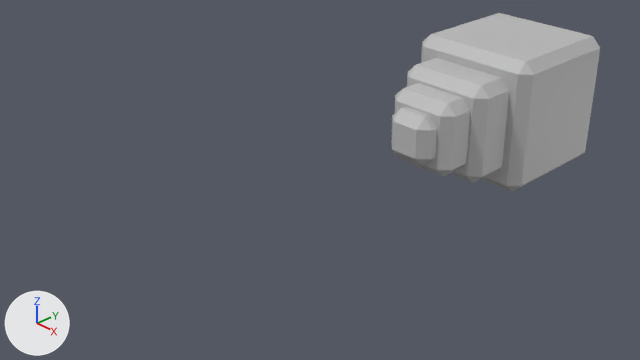
Renders of the Blender file Brender/4monthAll.blend from each side of a commit.
Before and after are seen from the file's camera 'Camera'. Arrows for +X, +Y and +Z are at lower left; the lights stay in place. The same objects are shown in both versions, whatever each file hides.

Names of what the first picture shows: 'playerBullet'.
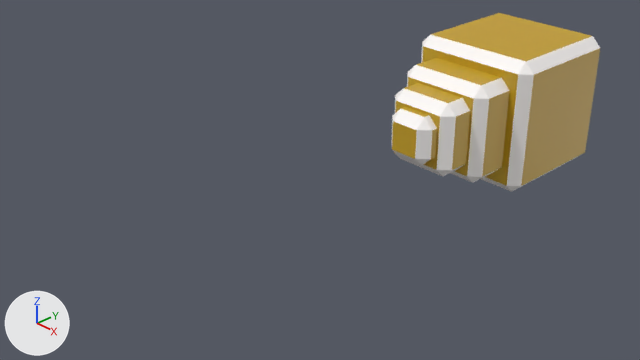
The change, as a diff of the scene's bpy script:
```diff
--- a/Brender/4monthAll.blend.py
+++ b/Brender/4monthAll.blend.py
@@ img_playerbullet @@
+img_playerbullet = load_image('playerbullet', '_unpacked/playerbullet', 1024, 1024, 'sRGB')
@@ mat_プレイヤー弾 @@
 mat_プレイヤー弾 = principled_material('プレイヤー弾')
-mat_プレイヤー弾.base_color = (0.5, 0.5, 0.5)  # grey #bcbcbc
+mat_プレイヤー弾.texture = img_playerbullet
```

Location of each change, (x1, y1, x2, y2) in pixels of the pictures (640 x 360 px):
'playerBullet', surface changed
    both: (391, 13, 600, 192)
